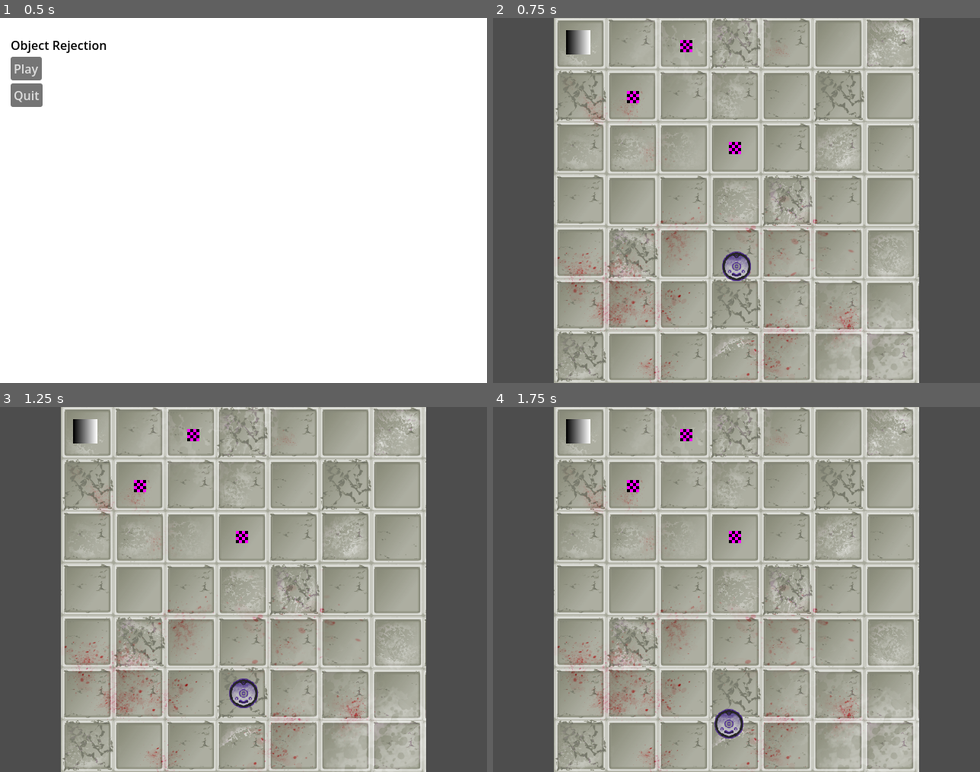
Above: before the commit, frames 1-4 (two rows, left to right).
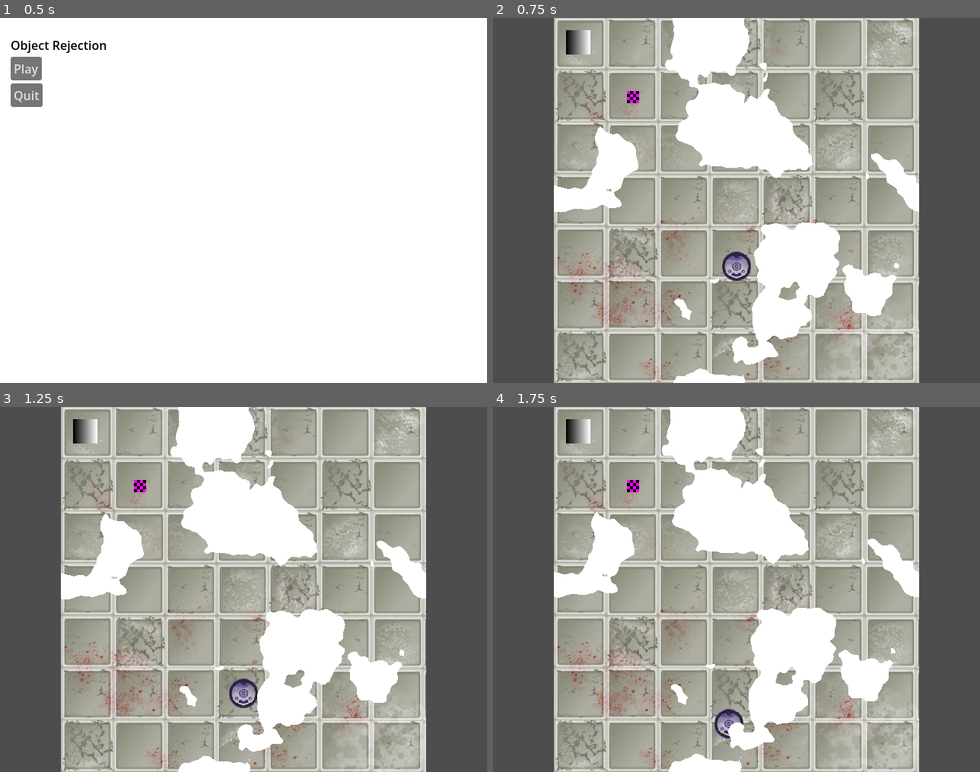
Above: after the commit, the same moments.

Repository: Cyberiada2025-2026/Lem-Jam
Game: Godot game, scene res://ui/main_menu/main_menu.tscn
Two runs of this game, one before a commit and one after it. Both use one fixed random seed, a clock stepped at 60 frames per second and the inputs below.
Inputs (mouse positions are in pixels of both pictures, inside the frame that each line leads up to):
- Up to frame 1 (0.5 s): no input
- Up to frame 2 (0.75 s): click "Play" at 0.5 s
- Up to frame 3 (1.25 s): no input
- Up to frame 4 (1.75 s): move the mouse to (580, 432) at 1.27 s; press the mouse at (580, 432) at 1.28 s

Frame 1 is identical in both runs. In frame 2, 16% of the frame differs, in the area x 12-88%, y 0-100%; in frame 3, 16%; in frame 4, 16%.
Error after the commit: Cannot call method 'get_rect' on a null value. (res://shared/pixel_collision/pixel_collision.gd:8)

Commit message:
Add noise to main scene

Diff:
--- a/scenes/arena/arena.tscn
+++ b/scenes/arena/arena.tscn
@@ -5,9 +5,24 @@
 [ext_resource type="PackedScene" uid="uid://bi726fpbqmjqq" path="res://shared/consumables/artifact.tscn" id="3_jx0ua"]
 [ext_resource type="PackedScene" uid="uid://botb3p1egyn5v" path="res://shared/consumables/consumable_test.tscn" id="4_u52cf"]
 [ext_resource type="PackedScene" uid="uid://dnsnqcshly5ek" path="res://shared/enemy/enemy.tscn" id="5_ii07k"]
+[ext_resource type="Script" uid="uid://bakxoo25hvn6c" path="res://shared/pixel_collision/pixel_collision.gd" id="6_u52cf"]
+[ext_resource type="Shader" uid="uid://bbwij44bjd7dj" path="res://shared/noise/noise.tres" id="7_ii07k"]
 
 [sub_resource type="WorldBoundaryShape2D" id="WorldBoundaryShape2D_asdgj"]
 normal = Vector2(0, 5)
+
+[sub_resource type="ViewportTexture" id="ViewportTexture_6w4xk"]
+viewport_path = NodePath("NoiseSubViewport")
+
+[sub_resource type="ShaderMaterial" id="ShaderMaterial_2ml6w"]
+shader = ExtResource("7_ii07k")
+
+[sub_resource type="Gradient" id="Gradient_oealp"]
+
+[sub_resource type="GradientTexture2D" id="GradientTexture2D_xgbxb"]
+gradient = SubResource("Gradient_oealp")
+width = 480
+height = 480
 
 [node name="Arena" type="Node2D" unique_id=751659660]
 
@@ -16,6 +31,7 @@
 centered = false
 
 [node name="Player" parent="." unique_id=1228326605 instance=ExtResource("2_asdgj")]
+unique_name_in_owner = true
 position = Vector2(32, 32)
 
 [node name="Artifact" parent="." unique_id=541445871 instance=ExtResource("3_jx0ua")]
@@ -52,3 +68,24 @@
 position = Vector2(0, 480)
 rotation = 3.1415927
 shape = SubResource("WorldBoundaryShape2D_asdgj")
+
+[node name="Noise" type="Sprite2D" parent="." unique_id=1653842577]
+unique_name_in_owner = true
+z_index = 3
+texture = SubResource("ViewportTexture_6w4xk")
+centered = false
+
+[node name="NoiseSubViewport" type="SubViewport" parent="." unique_id=1863087761]
+disable_3d = true
+transparent_bg = true
+size = Vector2i(480, 480)
+
+[node name="NoiseTexture" type="Sprite2D" parent="NoiseSubViewport" unique_id=2126914334]
+z_index = 1
+material = SubResource("ShaderMaterial_2ml6w")
+texture = SubResource("GradientTexture2D_xgbxb")
+centered = false
+
+[node name="PixelCollision" type="Node" parent="." unique_id=611367936]
+script = ExtResource("6_u52cf")
+metadata/_custom_type_script = "uid://bakxoo25hvn6c"
--- a/shared/noise/noise.tres
+++ b/shared/noise/noise.tres
@@ -22,9 +22,11 @@
 operator = 2
 
 [sub_resource type="FastNoiseLite" id="FastNoiseLite_32dd0"]
+frequency = 0.0033
 
 [sub_resource type="NoiseTexture2D" id="NoiseTexture2D_wwujr"]
 noise = SubResource("FastNoiseLite_32dd0")
+seamless = true
 
 [sub_resource type="VisualShaderNodeTexture" id="VisualShaderNodeTexture_gmiub"]
 texture = SubResource("NoiseTexture2D_wwujr")
@@ -37,7 +39,7 @@
 function = 4
 
 [sub_resource type="VisualShaderNodeFloatConstant" id="VisualShaderNodeFloatConstant_4qptk"]
-constant = 0.617
+constant = 0.683
 
 [resource]
 mode = 1
@@ -45,13 +47,13 @@
 nodes/vertex/0/position = Vector2(680, 20)
 nodes/fragment/0/position = Vector2(1120, 200)
 nodes/fragment/2/node = SubResource("VisualShaderNodeTexture_gmiub")
-nodes/fragment/2/position = Vector2(-40, 120)
+nodes/fragment/2/position = Vector2(-60, 80)
 nodes/fragment/4/node = SubResource("VisualShaderNodeCompare_x67q3")
 nodes/fragment/4/position = Vector2(380, 60)
 nodes/fragment/6/node = SubResource("VisualShaderNodeColorFunc_28wx3")
 nodes/fragment/6/position = Vector2(780, 200)
 nodes/fragment/7/node = SubResource("VisualShaderNodeFloatConstant_4qptk")
-nodes/fragment/7/position = Vector2(80, 340)
+nodes/fragment/7/position = Vector2(340, 360)
 nodes/fragment/10/node = SubResource("VisualShaderNodeVectorOp_32dd0")
 nodes/fragment/10/position = Vector2(-320, 140)
 nodes/fragment/11/node = SubResource("VisualShaderNodeInput_wwujr")
